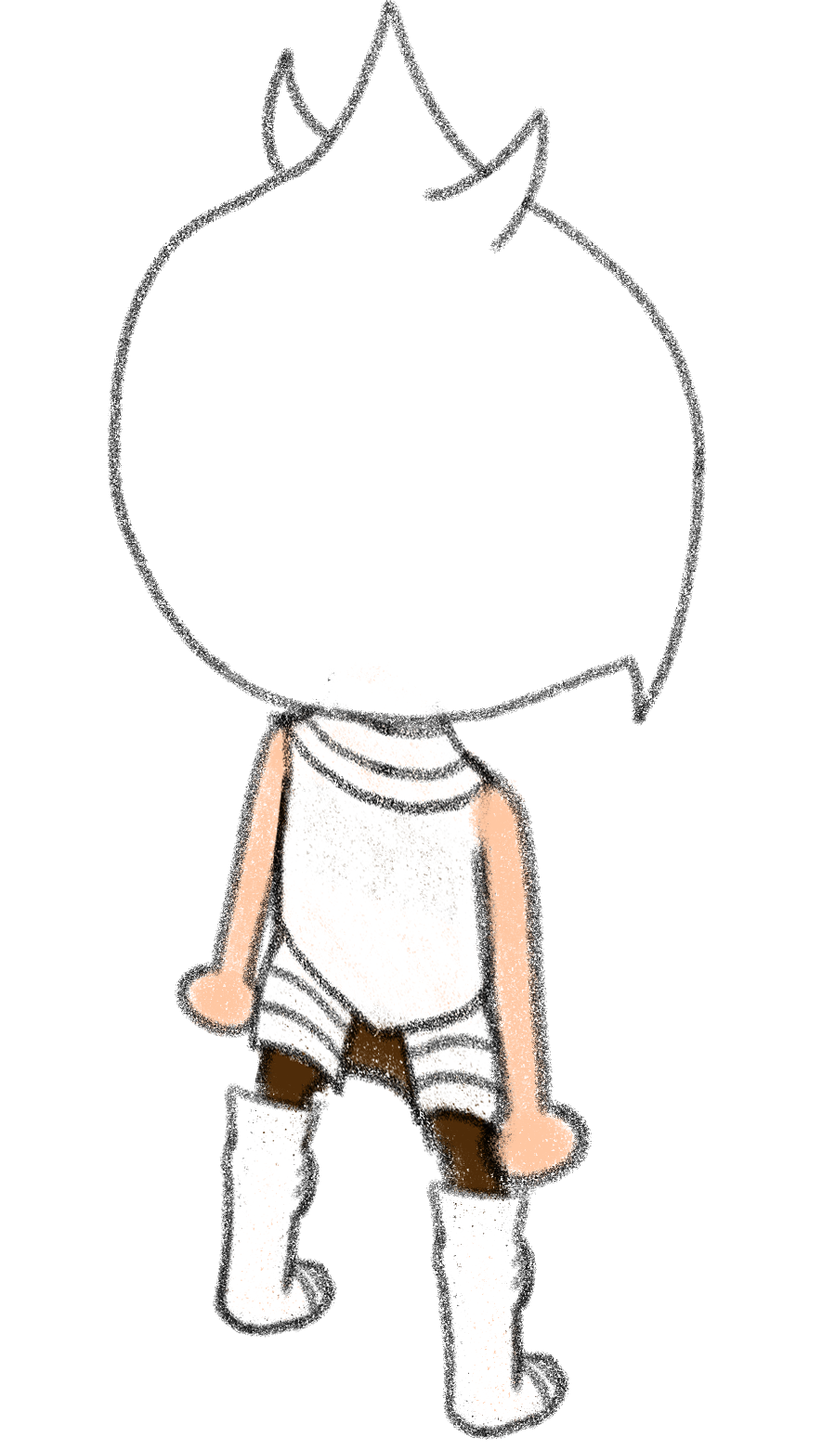
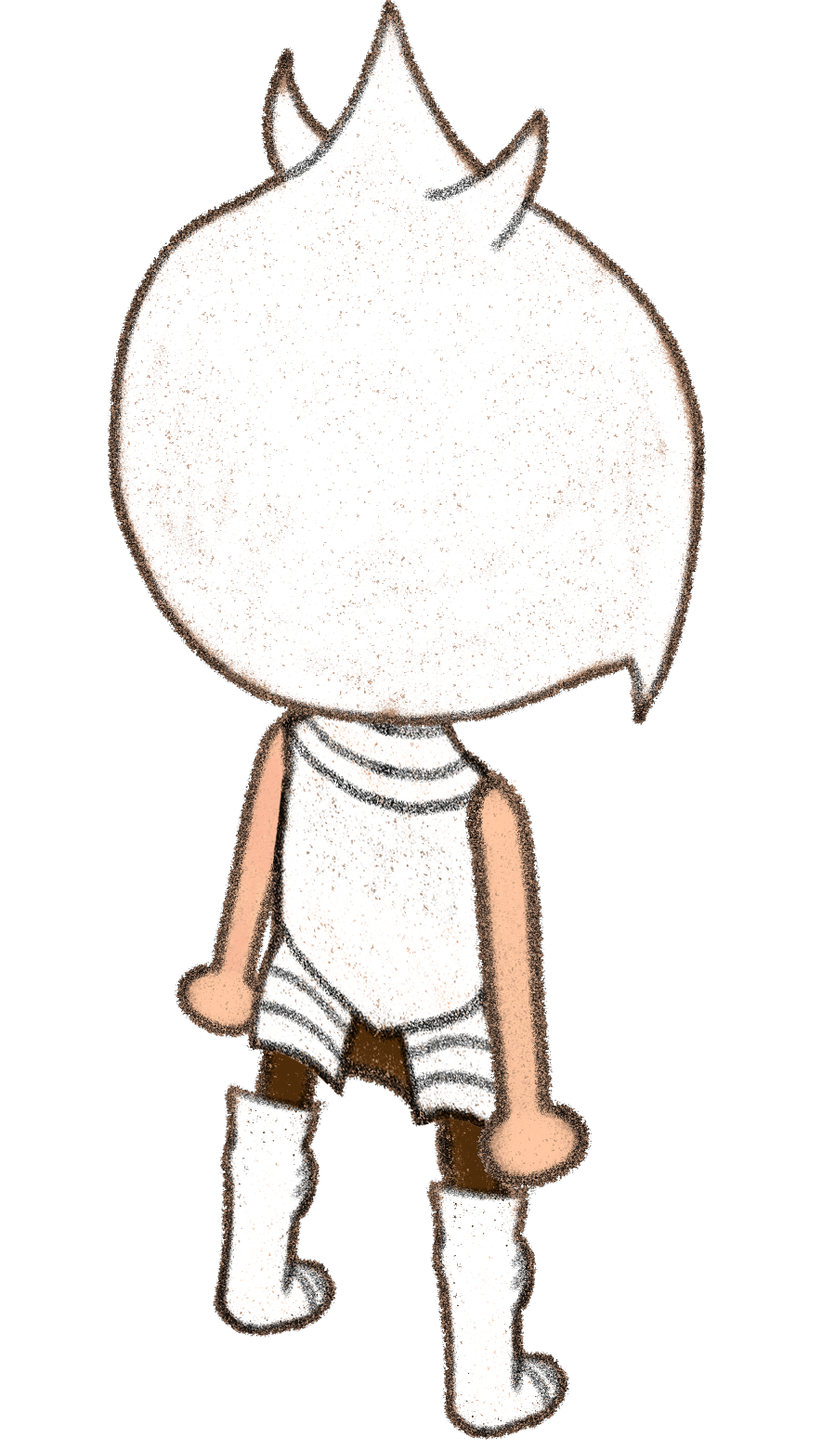
Revision of a layered (822, 1450) image; what changed, layer by layer:
painted on "cabeza" over [107, 0, 707, 729]
painted on "1_brazo_derecho" over [464, 767, 592, 1191]
painted on "cuerpo" over [246, 634, 519, 1179]
painted on "2_pierna_derecha" over [426, 1058, 570, 1440]
painted on "4_pierna_izq" over [212, 991, 512, 1401]
painted on "5_brazo_izq" over [174, 705, 321, 1038]
